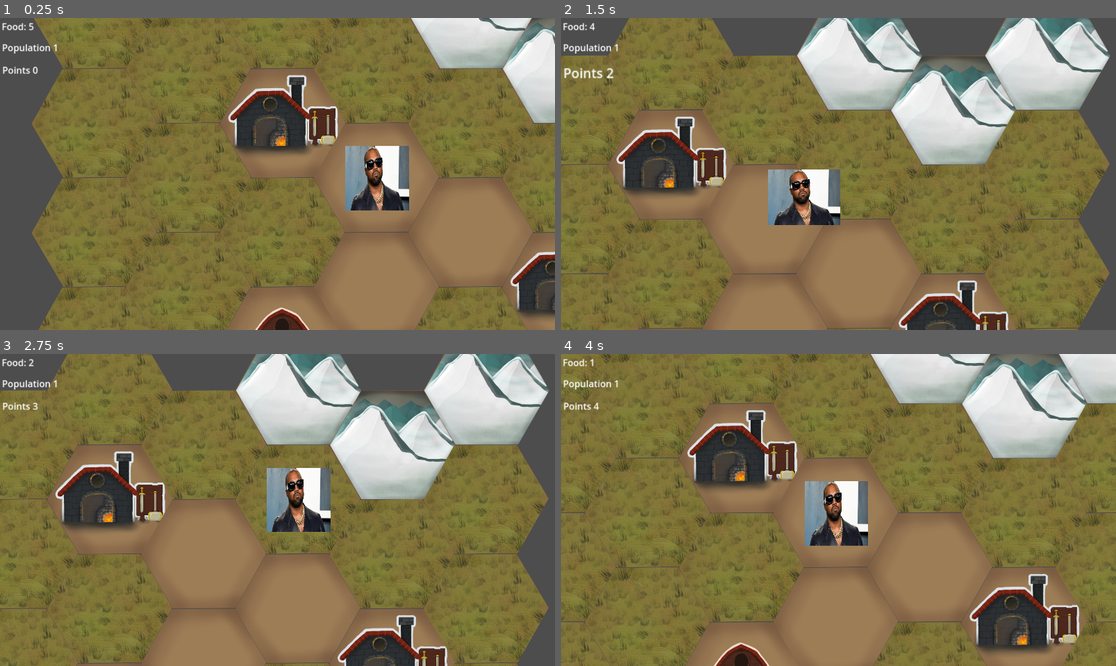
Above: before the commit, frames 1-4 (two rows, left to right).
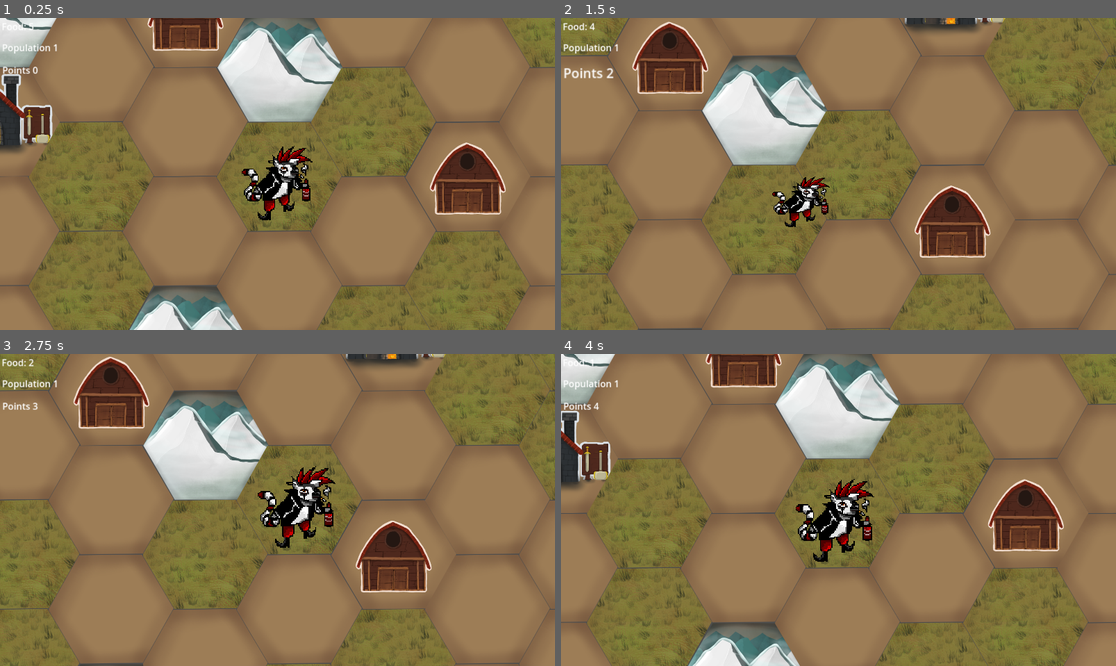
Above: after the commit, the same moments.

Repository: ReneyGG/hackyeah2024
Game: Godot game, scene res://scenes/map/map.tscn
Same seed, same stepped clock (60 frames per second), same inputs: the game is played once before the commit and once after it. The project has no main scene, so this scene is started directly.
Inputs (mouse positions are in pixels of both pictures, inside the frame that each line leads up to):
- Up to frame 1 (0.25 s): no input
- Up to frame 2 (1.5 s): move the mouse to (960, 158) at 0.52 s; click (960, 158) at 0.67 s; move the mouse to (727, 189) at 1.27 s; click (727, 189) at 1.42 s
- Up to frame 3 (2.75 s): move the mouse to (333, 441) at 2.02 s; click (333, 441) at 2.17 s
- Up to frame 4 (4 s): move the mouse to (810, 572) at 2.77 s; click (810, 572) at 2.92 s; move the mouse to (1005, 556) at 3.52 s; click (1005, 556) at 3.67 s

The runs differ from the first frame. In frame 1, 66% of the frame differs, in the area x 0-100%, y 0-100%; in frame 2, 68%; in frame 3, 70%; in frame 4, 58%.

Commit message:
generation

Diff:
--- a/project.godot
+++ b/project.godot
@@ -18,6 +18,7 @@
 
 Fade="*res://scenes/autoload/fade/fade.tscn"
 Pause="*res://scenes/Autoload/pause/pause.tscn"
+Rng="*res://scenes/rng/rng.tscn"
 
 [display]
 
--- a/scenes/autoload/fade/fade.gd
+++ b/scenes/autoload/fade/fade.gd
@@ -10,6 +10,6 @@
 	$AnimationPlayer.play("fade_out")
 
 func change():
-	Pause.unpause()
+	#Pause.unpause()
 	get_tree().paused = false
 	get_tree().change_scene_to_file(next)
--- /dev/null
+++ b/scenes/gameover/game_over.gd
@@ -0,0 +1,4 @@
+extends CanvasLayer
+
+func _on_button_pressed():
+	Fade.fade("res://scenes/map/map.tscn")
--- /dev/null
+++ b/scenes/gameover/game_over.tscn
@@ -0,0 +1,50 @@
+[gd_scene load_steps=2 format=3 uid="uid://dhorbu8wmqs6r"]
+
+[ext_resource type="Script" path="res://scenes/gameover/game_over.gd" id="1_btt03"]
+
+[node name="GameOver" type="CanvasLayer"]
+script = ExtResource("1_btt03")
+
+[node name="Control" type="Control" parent="."]
+layout_mode = 3
+anchors_preset = 15
+anchor_right = 1.0
+anchor_bottom = 1.0
+grow_horizontal = 2
+grow_vertical = 2
+
+[node name="ColorRect" type="ColorRect" parent="Control"]
+layout_mode = 1
+anchors_preset = 15
+anchor_right = 1.0
+anchor_bottom = 1.0
+grow_horizontal = 2
+grow_vertical = 2
+color = Color(0, 0, 0, 0.219608)
+
+[node name="Label" type="Label" parent="Control"]
+layout_mode = 1
+anchors_preset = 8
+anchor_left = 0.5
+anchor_top = 0.5
+anchor_right = 0.5
+anchor_bottom = 0.5
+offset_left = -231.0
+offset_top = -87.9999
+offset_right = -139.0
+offset_bottom = -64.9999
+grow_horizontal = 2
+grow_vertical = 2
+scale = Vector2(5, 5)
+text = "GAME OVER"
+
+[node name="Button" type="Button" parent="Control"]
+layout_mode = 0
+offset_left = 786.0
+offset_top = 691.0
+offset_right = 871.0
+offset_bottom = 722.0
+scale = Vector2(4, 4)
+text = "Retry"
+
+[connection signal="pressed" from="Control/Button" to="." method="_on_button_pressed"]
--- a/scenes/mainui/main_ui.tscn
+++ b/scenes/mainui/main_ui.tscn
@@ -19,14 +19,14 @@
 "values": [Vector2(2, 2), Vector2(3, 3), Vector2(2, 2)]
 }
 
-[sub_resource type="Animation" id="Animation_ns0pa"]
-resource_name = "population"
+[sub_resource type="Animation" id="Animation_0xof3"]
+resource_name = "points"
 length = 0.12
 step = 0.02
 tracks/0/type = "value"
 tracks/0/imported = false
 tracks/0/enabled = true
-tracks/0/path = NodePath("Control/Population:scale")
+tracks/0/path = NodePath("Control/Points:scale")
 tracks/0/interp = 1
 tracks/0/loop_wrap = true
 tracks/0/keys = {
@@ -36,14 +36,14 @@
 "values": [Vector2(2, 2), Vector2(3, 3), Vector2(2, 2)]
 }
 
-[sub_resource type="Animation" id="Animation_0xof3"]
-resource_name = "points"
+[sub_resource type="Animation" id="Animation_ns0pa"]
+resource_name = "population"
 length = 0.12
 step = 0.02
 tracks/0/type = "value"
 tracks/0/imported = false
 tracks/0/enabled = true
-tracks/0/path = NodePath("Control/Points:scale")
+tracks/0/path = NodePath("Control/Population:scale")
 tracks/0/interp = 1
 tracks/0/loop_wrap = true
 tracks/0/keys = {
--- a/scenes/map/map.gd
+++ b/scenes/map/map.gd
@@ -7,12 +7,18 @@
 var target_player_pos
 
 func _ready():
+	$GameOver.hide()
+	for x in range(-1,7):
+		for y in range(-1,4):
+			var tile = Rng.get_rarity()
+			tilemap.set_cell(0,Vector2i(x,y),tile,Vector2i(0,0))
+
 	player.global_position = tilemap.map_to_local(Vector2(2,1))
 	target_player_pos = player.global_position
 
 func _physics_process(_delta):
-	player.scale.x = lerp(player.scale.x, 1.0, 0.1)
-	player.scale.y = lerp(player.scale.y, 1.0, 0.1)
+	player.scale.x = lerp(player.scale.x, 2.0, 0.1)
+	player.scale.y = lerp(player.scale.y, 2.0, 0.1)
 	player.global_position.x = lerp(player.global_position.x, target_player_pos.x, 0.2)
 	player.global_position.y = lerp(player.global_position.y, target_player_pos.y, 0.2)
 
@@ -23,16 +29,41 @@
 			var player_cell = tilemap.local_to_map(player.global_position)
 			if abs(clicked_cell.x - player_cell.x) < 2 and abs(clicked_cell.y - player_cell.y) < 2:
 				if clicked_cell != player_cell:
-					#player.global_position = tilemap.map_to_local(clicked_cell)
 					target_player_pos = tilemap.map_to_local(clicked_cell)
-					move_tile(tilemap.get_cell_source_id(1,clicked_cell,false),clicked_cell)
+					move_tile(tilemap.get_cell_source_id(0,clicked_cell,false),clicked_cell)
+					generate(clicked_cell)
 					player.scale = Vector2(1.2, 0.8)
+
+func generate(cell):
+	var x = cell.x
+	var y = cell.y
+
+	for i in range(-3,4):
+		if not tilemap.get_cell_tile_data(0,Vector2i(x+i,y-2)):
+			var tile = Rng.get_rarity()
+			tilemap.set_cell(0,Vector2i(x+i,y-2),tile,Vector2i(0,0))
+
+	for i in range(-3,4):
+		if not tilemap.get_cell_tile_data(0,Vector2i(x+i,y+2)):
+			var tile = Rng.get_rarity()
+			tilemap.set_cell(0,Vector2i(x+i,y+2),tile,Vector2i(0,0))
+
+	for i in range(-2,3):
+		if not tilemap.get_cell_tile_data(0,Vector2i(x+3,y+i)):
+			var tile = Rng.get_rarity()
+			tilemap.set_cell(0,Vector2i(x+3,y+i),tile,Vector2i(0,0))
+
+	for i in range(-2,3):
+		if not tilemap.get_cell_tile_data(0,Vector2i(x+-3,y+i)):
+			var tile = Rng.get_rarity()
+			tilemap.set_cell(0,Vector2i(x-3,y+i),tile,Vector2i(0,0))
 
 func move_tile(tile,pos):
 	match tile:
 		2: #barn
 			ui.food += 3
-			tilemap.erase_cell(1,pos)
+			#tilemap.erase_cell(1,pos)
+			tilemap.set_cell(0,pos,5,Vector2i(0,0))
 			ui.update_food()
 			await ui.get_node("AnimationPlayer").animation_finished
 		3: #blacksmith
@@ -61,4 +92,4 @@
 		ui.update_population()
 		await ui.get_node("AnimationPlayer").animation_finished
 	if ui.population <= 0:
-		print("game over")
+		$GameOver.show()
--- a/scenes/map/map.tscn
+++ b/scenes/map/map.tscn
@@ -1,8 +1,9 @@
-[gd_scene load_steps=5 format=3 uid="uid://bj7x5ebumbmfl"]
+[gd_scene load_steps=6 format=3 uid="uid://bj7x5ebumbmfl"]
 
 [ext_resource type="Script" path="res://scenes/map/map.gd" id="1_t3ale"]
 [ext_resource type="PackedScene" uid="uid://btchwhcqxim01" path="res://scenes/tilemap/tile_map.tscn" id="1_xyvq8"]
 [ext_resource type="PackedScene" uid="uid://dg13ep5ldti5y" path="res://scenes/mainui/main_ui.tscn" id="2_6tw4j"]
+[ext_resource type="PackedScene" uid="uid://dhorbu8wmqs6r" path="res://scenes/gameover/game_over.tscn" id="3_lwq03"]
 [ext_resource type="PackedScene" uid="uid://5fampni1p15w" path="res://scenes/player/player.tscn" id="3_yvh6x"]
 
 [node name="Map" type="Node2D"]
@@ -10,10 +11,13 @@
 
 [node name="MainUI" parent="." instance=ExtResource("2_6tw4j")]
 
+[node name="GameOver" parent="." instance=ExtResource("3_lwq03")]
+visible = false
+
 [node name="TileMap" parent="." instance=ExtResource("1_xyvq8")]
 
 [node name="Player" parent="." instance=ExtResource("3_yvh6x")]
-position = Vector2(138, 542)
+position = Vector2(868, 552)
 
 [node name="Camera2D" type="Camera2D" parent="Player"]
 position = Vector2(-6, -2)
--- a/scenes/player/player.tscn
+++ b/scenes/player/player.tscn
@@ -1,10 +1,10 @@
 [gd_scene load_steps=2 format=3 uid="uid://5fampni1p15w"]
 
-[ext_resource type="Texture2D" uid="uid://5grhcc61afue" path="res://assets/images.jpg" id="1_tfpa0"]
+[ext_resource type="Texture2D" uid="uid://chyuue56tov3h" path="res://assets/lemur.png" id="1_gvo1c"]
 
 [node name="Player" type="Node2D"]
 
 [node name="Sprite2D" type="Sprite2D" parent="."]
-position = Vector2(1, 0.999998)
-scale = Vector2(0.801826, 1.21995)
-texture = ExtResource("1_tfpa0")
+texture_filter = 1
+scale = Vector2(2, 2)
+texture = ExtResource("1_gvo1c")
--- /dev/null
+++ b/scenes/rng/rng.gd
@@ -0,0 +1,26 @@
+extends Node
+
+var rarities = {
+	5 : 40, #plains
+	6 : 35, #grass
+	4 : 15, #mountains
+	2 : 5, #barn
+	3 : 5, #blacksmith
+}
+
+var rng = RandomNumberGenerator.new()
+
+func get_rarity():
+	rng.randomize()
+
+	var weighted_sum = 0
+
+	for n in rarities:
+		weighted_sum += rarities[n]
+
+	var item = rng.randi_range(0, weighted_sum)
+
+	for n in rarities:
+		if item <= rarities[n]:
+			return n
+		item -= rarities[n]
--- /dev/null
+++ b/scenes/rng/rng.tscn
@@ -0,0 +1,6 @@
+[gd_scene load_steps=2 format=3 uid="uid://kdrtotc8j6ev"]
+
+[ext_resource type="Script" path="res://scenes/rng/rng.gd" id="1_h5sqh"]
+
+[node name="Rng" type="Node"]
+script = ExtResource("1_h5sqh")
--- a/scenes/tilemap/tile_map.tscn
+++ b/scenes/tilemap/tile_map.tscn
@@ -52,5 +52,4 @@
 [node name="TileMap" type="TileMap"]
 tile_set = SubResource("TileSet_pjf2f")
 format = 2
-layer_0/tile_data = PackedInt32Array(65535, 5, 0, 1, 5, 0, 65538, 5, 0, 65539, 5, 0, 3, 5, 0, 65540, 5, 0, 65537, 5, 0, 131074, 5, 0, 131076, 5, 0, 65541, 5, 0, 5, 5, 0, 4, 5, 0, 2, 5, 0, 65536, 5, 0, 0, 5, 0, 131071, 5, 0, -65535, 5, 0, 131072, 5, 0, 131073, 5, 0, 131075, 5, 0, 131077, 5, 0, -65531, 5, 0, -65533, 5, 0, -1, 5, 0, 196607, 5, 0)
-layer_1/tile_data = PackedInt32Array(131073, 2, 0, 1, 3, 0, 131076, 3, 0, 65538, 5, 0, 65539, 5, 0, 131074, 5, 0, 196607, 6, 0, 131072, 6, 0, 131071, 6, 0, 65536, 6, 0, 65535, 6, 0, -1, 6, 0, 0, 6, 0, 65537, 6, 0, -65535, 6, 0, 2, 6, 0, 3, 6, 0, 65540, 6, 0, 5, 6, 0, 65541, 6, 0, 131077, 6, 0, 131075, 6, 0, -65533, 4, 0, 4, 4, 0, -65531, 4, 0)
+layer_0/tile_data = PackedInt32Array(0, 6, 0, -65536, 6, 0, -1, 6, 0, 65535, 6, 0, 65536, 6, 0, 1, 6, 0, -65535, 6, 0, -65537, 6, 0, -131071, 6, 0, -2, 6, 0, 65534, 6, 0, 131070, 6, 0, -65534, 6, 0, 2, 6, 0, 65538, 6, 0, 131071, 6, 0, 65537, 6, 0, 131069, 6, 0, 65539, 6, 0, 3, 6, 0, -65533, 6, 0, -131069, 6, 0, -131070, 6, 0, -131072, 6, 0, -65538, 6, 0, -65539, 6, 0, -3, 6, 0, 65533, 6, 0, 196605, 6, 0, 196606, 6, 0, 196607, 6, 0, 131072, 6, 0, 131073, 6, 0, 131074, 6, 0, 131075, 6, 0)
Not shown, added: assets/hex-tile.png.import
Binary file added: assets/lemur.png
Not shown, added: assets/lemur.png.import
Not shown, added: assets/odpornoscprzedogniem.karta.png.import
Not shown, added: assets/skała.png.import
Not shown, added: assets/swiaełko piksel.png.import
Not shown, added: assets/zjebek.png.import
Not shown, added: sfx/impactMetal_medium_000.ogg.import
Not shown, added: sfx/impactMetal_medium_000.ogg
